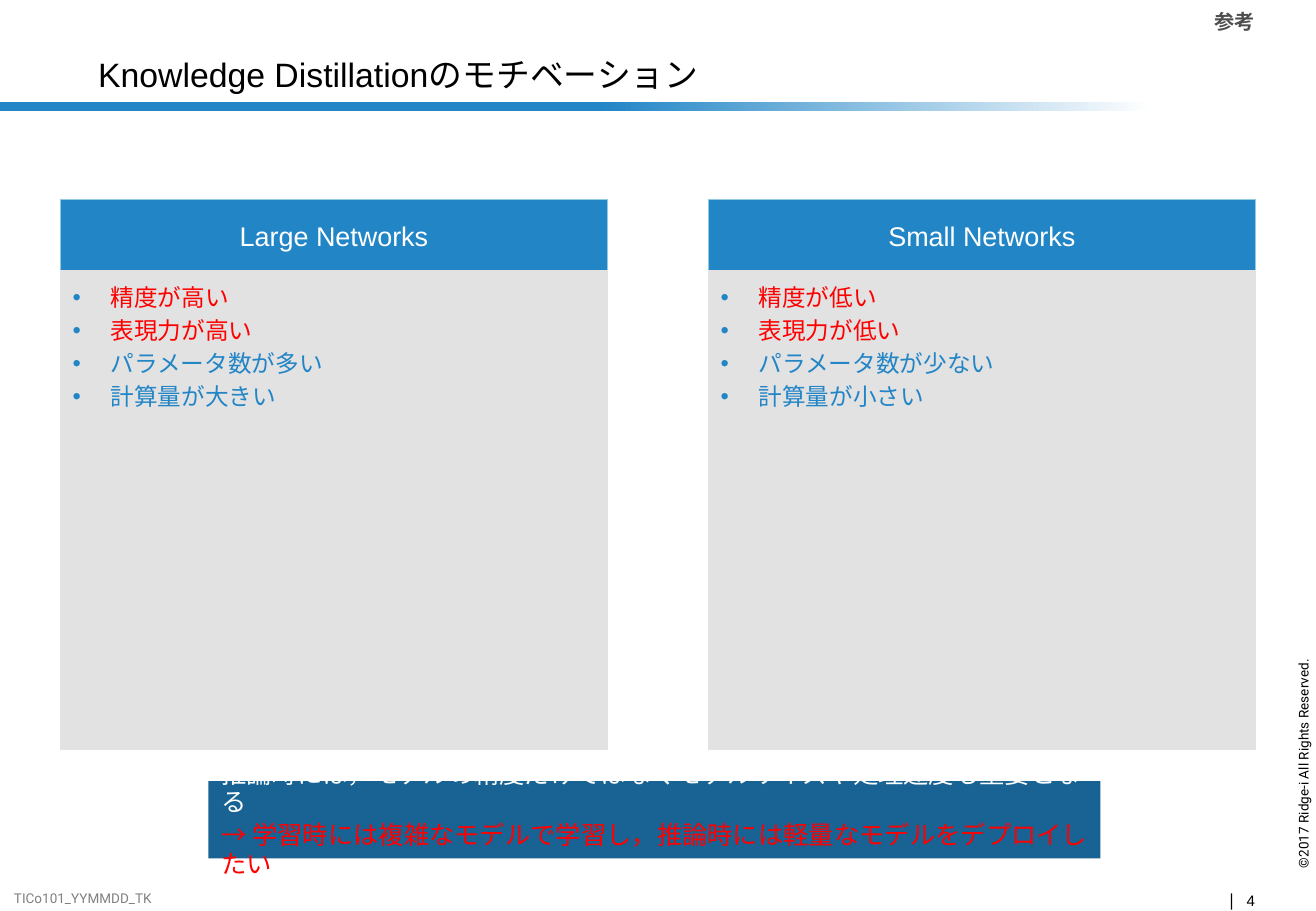
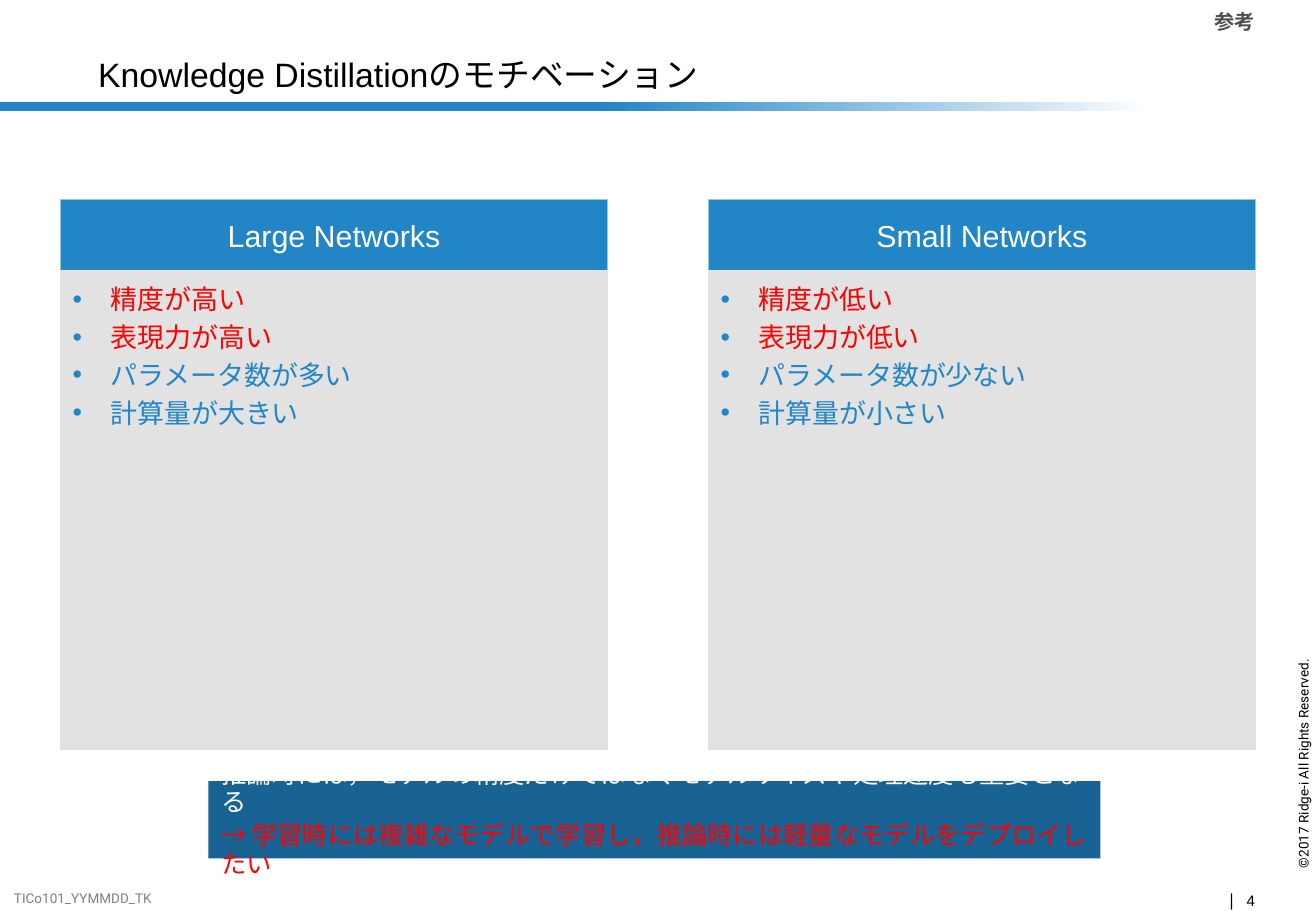
Before and after one commit to nocotan/slides, a slide deck: slide 4 of ban.pptx. Drawn at 1316x911 pixels with LibreOffice and Linux fonts; fonts in the diff are those of the drawing; background and template pictures are left out. Boxes give left, top, right and bottom in pixels: in the first picture for what was removed or moved away, otherwise in the second. Text is boxed around its words. In the diff, an @@ line names an element or a change of style, - is before the commit and + after.

```diff
--- a/ban.pptx
+++ b/ban.pptx
@@ rectangle "Large Networks" at [61,200,608,271]: size 16 to 18 pt @@
@@ rectangle "Small Networks" at [708,200,1255,271]: size 16 to 18 pt @@
@@ rectangle "精度が高い" at [61,271,608,750]: size 14 to 16 pt @@
@@ rectangle "精度が低い" at [708,271,1255,750]: size 14 to 16 pt @@
```
Also in this commit, not shown: 1 other slide changed, 1 slide added.
